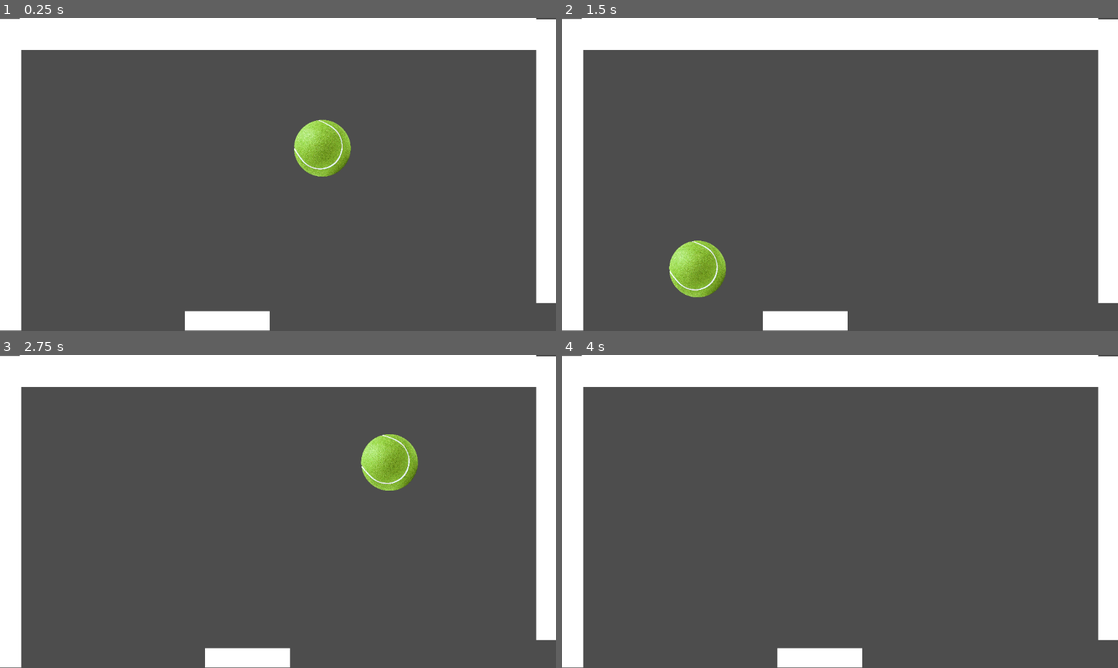
Above: before the commit, frames 1-4 (two rows, left to right).
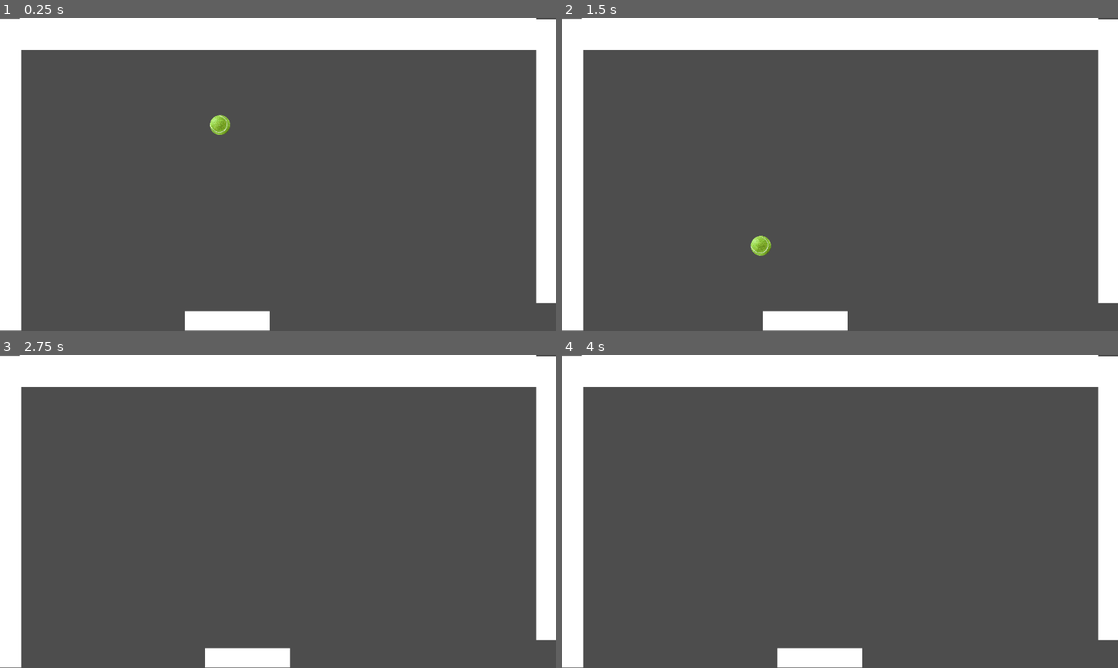
Above: after the commit, the same moments.

Repository: Parasaran-Python/cricket
Game: Godot game, scene res://node_2d.tscn
Two runs of this game, one before a commit and one after it. Both use one fixed random seed, a clock stepped at 60 frames per second and the inputs below.
Inputs:
- Up to frame 1 (0.25 s): no input
- Up to frame 2 (1.5 s): hold Right (ui_right) 0.53-1.28 s; hold Left (ui_left) from 1.28 s (still down)
- Up to frame 3 (2.75 s): release Left (ui_left) at 2.03 s; hold Right (ui_right) from 2.03 s (still down)
- Up to frame 4 (4 s): release Right (ui_right) at 3.53 s; hold Left (ui_left) from 3.53 s (still down)

The runs differ from the first frame. In frame 1, 1.7% of the frame differs, in the area x 37-64%, y 30-51%; in frame 2, 1.7%; in frame 3, 1.5%; in frame 4, nothing differs.

Commit message:
Reduced the radius of the ball

Diff:
--- a/node_2d.tscn
+++ b/node_2d.tscn
@@ -9,7 +9,7 @@
 bounce = 1.0
 
 [sub_resource type="CircleShape2D" id="CircleShape2D_6kyx5"]
-radius = 59.0339
+radius = 21.0
 
 [sub_resource type="PhysicsMaterial" id="PhysicsMaterial_i16se"]
 friction = 0.0
@@ -48,7 +48,7 @@
 script = ExtResource("1_7jhqp")
 
 [node name="Ball" type="RigidBody2D" parent="."]
-position = Vector2(808, 223)
+position = Vector2(596, 175)
 physics_material_override = SubResource("PhysicsMaterial_vaiks")
 gravity_scale = 0.0
 max_contacts_reported = 9999999
@@ -60,7 +60,7 @@
 
 [node name="Ball_sprite" type="Sprite2D" parent="Ball"]
 rotation = 2.32303
-scale = Vector2(0.169601, 0.169601)
+scale = Vector2(0.0592712, 0.0605121)
 texture = ExtResource("2_7sepx")
 
 [node name="CollisionShape2D" type="CollisionShape2D" parent="Ball"]
